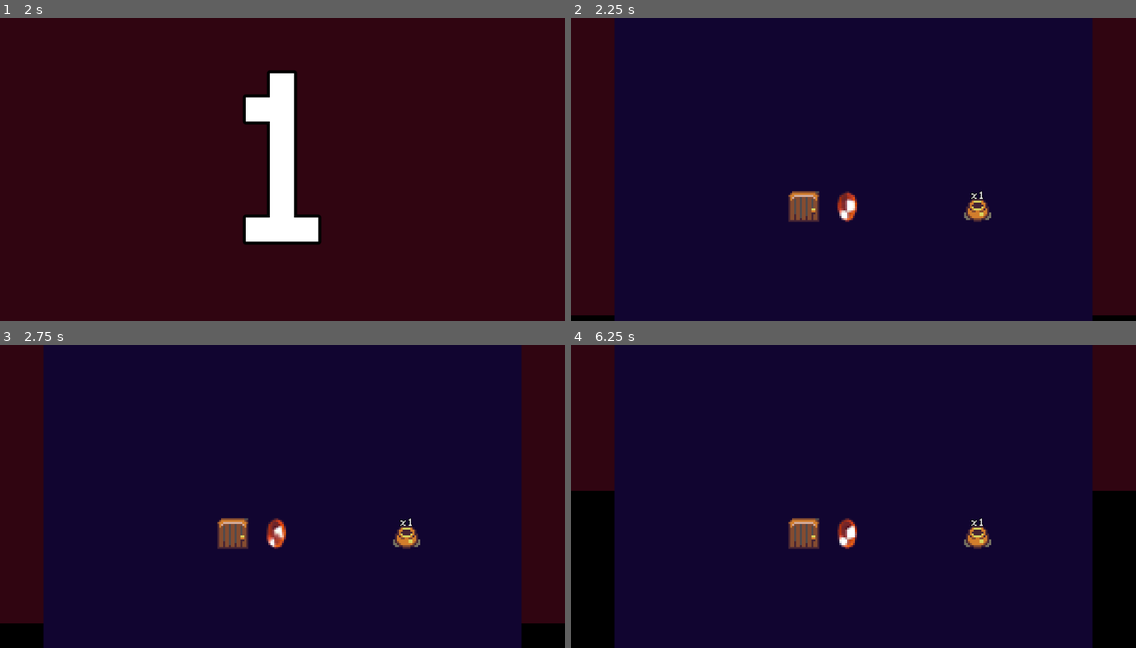
Above: before the commit, frames 1-4 (two rows, left to right).
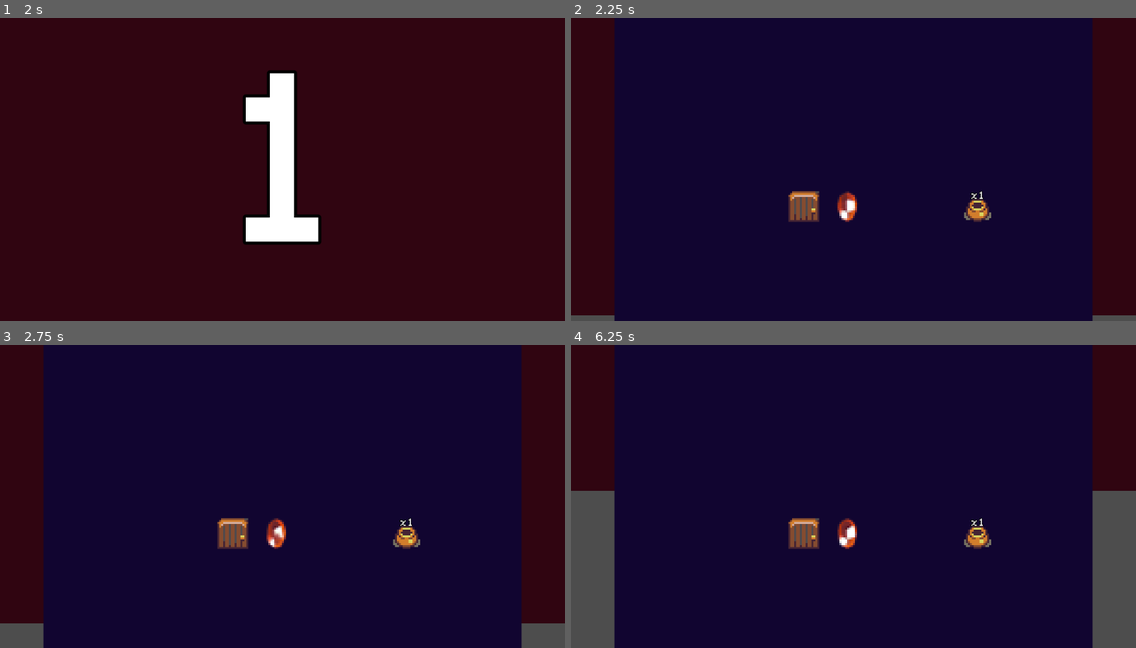
Above: after the commit, the same moments.

Repository: tedsteen/godot-cursors
Game: Godot game, scene res://main.tscn
The game is run twice, just before and just after one commit, with the same random seed, the same clock (stepped at 60 frames per second) and the same inputs. Sound files missing from this copy of the repository are replaced by a short silence.
Inputs (mouse positions are in pixels of both pictures, inside the frame that each line leads up to):
- Up to frame 1 (2 s): click "Start!" at 0.5 s; move the mouse to (406, 154) at 1.27 s; click (406, 154) at 1.42 s
- Up to frame 2 (2.25 s): tap Enter at 2 s; move the mouse to (740, 184) at 2.02 s; click (740, 184) at 2.17 s
- Up to frame 3 (2.75 s): no input
- Up to frame 4 (6.25 s): move the mouse to (910, 429) at 2.77 s; click (910, 429) at 2.92 s; move the mouse to (825, 557) at 3.52 s; click (825, 557) at 3.67 s; move the mouse to (1023, 541) at 4.27 s; click (1023, 541) at 4.42 s; move the mouse to (684, 451) at 5.02 s; click (684, 451) at 5.17 s; move the mouse to (881, 496) at 5.77 s; click (881, 496) at 5.92 s

Frame 1 is identical in both runs. In frame 2, 0.3% of the frame differs, in the area x 0-100%, y 98-100%; in frame 3, 1.3%; in frame 4, 8.0%, in the area x 0-100%, y 48-100%.

Commit message:
level stuff to level

Diff:
--- a/Level.tscn
+++ b/Level.tscn
@@ -1,6 +1,27 @@
-[gd_scene load_steps=2 format=3 uid="uid://cqqr1kr6p71dp"]
+[gd_scene load_steps=2 format=3 uid="uid://1n2baqd3gbac"]
 
-[ext_resource type="Script" path="res://level.gd" id="1_qbpj7"]
+[ext_resource type="Script" path="res://level.gd" id="1_yy580"]
 
-[node name="level" type="Node2D"]
-script = ExtResource("1_qbpj7")
+[node name="level" type="Control"]
+layout_mode = 3
+anchors_preset = 15
+anchor_right = 1.0
+anchor_bottom = 1.0
+grow_horizontal = 2
+grow_vertical = 2
+script = ExtResource("1_yy580")
+
+[node name="MarginContainer" type="MarginContainer" parent="."]
+layout_mode = 1
+anchors_preset = 15
+anchor_right = 1.0
+anchor_bottom = 1.0
+grow_horizontal = 2
+grow_vertical = 2
+theme_override_constants/margin_left = 90
+theme_override_constants/margin_right = 90
+
+[node name="ProgressRect" type="ColorRect" parent="MarginContainer"]
+unique_name_in_owner = true
+layout_mode = 2
+color = Color(0.0666667, 0.0196078, 0.188235, 1)
--- a/dungeon.gd
+++ b/dungeon.gd
@@ -1,13 +1,12 @@
-extends Node2D
+extends Control
 class_name Dungeon
 
 const dungeon_intro_res = preload("res://dungeon_intro.tscn")
 const dungeon_res = preload("res://dungeon.tscn")
 const CELL_SIZE = 90
 
-@onready var background_rect = %BackgroundRect
+@onready var background_rect = $"."
 @onready var time_rect = %TimeRect
-@onready var progress_rect = %ProgressRect
 @onready var view_to_world = self.get_canvas_transform().affine_inverse()
 @onready var dss: = get_world_2d().direct_space_state
 
@@ -105,10 +104,7 @@
 			entity.handle_cursors(cursors_per_entity[entity])
 
 	time_rect.size.y = background_rect.size.y * (1 - frame / float(cursor_lifetime * Engine.physics_ticks_per_second))
-	var total_pot_health = current_level.total_pot_health
-	var remaining_pot_health = current_level.curr_pot_health
 
-	progress_rect.size.y = 0 if total_pot_health == 0 else background_rect.size.y * (1 - (total_pot_health - remaining_pot_health) / float(total_pot_health))
 	frame += 1
 
 	if frame == (cursor_lifetime * Engine.physics_ticks_per_second):
--- a/dungeon.tscn
+++ b/dungeon.tscn
@@ -1,25 +1,17 @@
-[gd_scene load_steps=2 format=3 uid="uid://d2stequgdquly"]
+[gd_scene load_steps=2 format=3 uid="uid://khpflgke7d8n"]
 
 [ext_resource type="Script" path="res://dungeon.gd" id="1_bv2kw"]
 
-[node name="dungeon" type="Node2D"]
-script = ExtResource("1_bv2kw")
-
-[node name="Container" type="Panel" parent="."]
-offset_right = 1170.0
-offset_bottom = 630.0
-
-[node name="BackgroundRect" type="ColorRect" parent="Container"]
-unique_name_in_owner = true
-layout_mode = 1
+[node name="BackgroundRect" type="Control"]
+layout_mode = 3
 anchors_preset = 15
 anchor_right = 1.0
 anchor_bottom = 1.0
 grow_horizontal = 2
 grow_vertical = 2
-color = Color(0, 0, 0, 1)
+script = ExtResource("1_bv2kw")
 
-[node name="TimeRect" type="ColorRect" parent="Container"]
+[node name="TimeRect" type="ColorRect" parent="."]
 unique_name_in_owner = true
 layout_mode = 1
 anchors_preset = 15
@@ -28,18 +20,3 @@
 grow_horizontal = 2
 grow_vertical = 2
 color = Color(0.188235, 0.0196078, 0.0666667, 1)
-
-[node name="MarginContainer" type="MarginContainer" parent="Container"]
-layout_mode = 1
-anchors_preset = 15
-anchor_right = 1.0
-anchor_bottom = 1.0
-grow_horizontal = 2
-grow_vertical = 2
-theme_override_constants/margin_left = 90
-theme_override_constants/margin_right = 90
-
-[node name="ProgressRect" type="ColorRect" parent="Container/MarginContainer"]
-unique_name_in_owner = true
-layout_mode = 2
-color = Color(0.0666667, 0.0196078, 0.188235, 1)
--- a/level.gd
+++ b/level.gd
@@ -1,5 +1,8 @@
-extends Node2D
+extends Control
 class_name Level
+
+@onready var background_rect = $"."
+@onready var progress_rect = %ProgressRect
 
 const level_res = preload("res://Level.tscn")
 
@@ -28,6 +31,7 @@
 
 func _physics_process(_delta):
 	curr_pot_health = count_pot_health()
+	progress_rect.size.y = 0 if total_pot_health == 0 else background_rect.size.y * (1 - (total_pot_health - curr_pot_health) / float(total_pot_health))
 
 func get_nodes_in_group(group: StringName) -> Array[Node]:
 	return get_tree().get_nodes_in_group(group).filter(func(node: Node):
